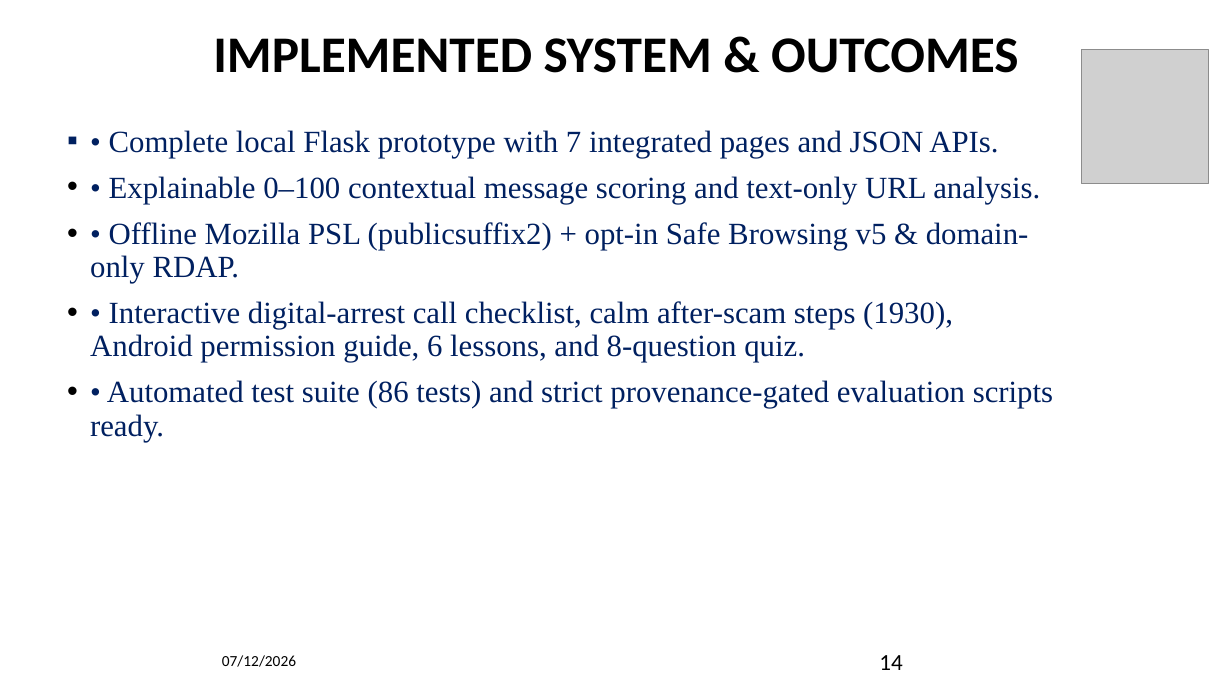
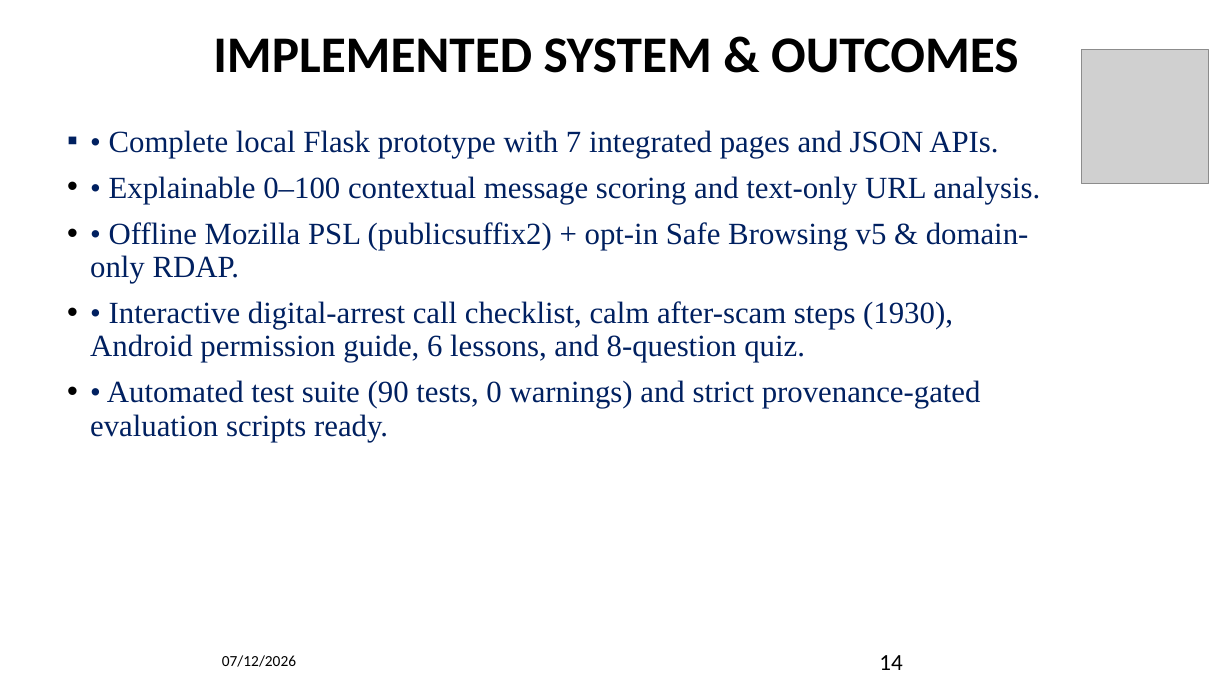
Before and after one commit to darshanashok-dev/community, a slide deck: slide 14 of community_project_ppt_updated.pptx. Drawn at 1232x693 pixels with LibreOffice and Linux fonts; fonts in the diff are those of the drawing; grey boxes stand for pictures; background and template pictures are left out. Boxes give left, top, right and bottom in pixels: in the first picture for what was removed or moved away, otherwise in the second. Text is boxed around its words. In the diff, an @@ line names an element or a change of style, - is before the commit and + after.

Commit message:
Sync PPTX slides 14 and 19 with final 90-test zero-warning QA state

```diff
--- a/community_project_ppt_updated.pptx
+++ b/community_project_ppt_updated.pptx
@@ text at box(90, 380, 981, 442): text changed @@
-• • Automated test suite (86 tests) and strict provenance-gated evaluation scripts ready.
+• • Automated test suite (90 tests, 0 warnings) and strict provenance-gated evaluation scripts ready.
```
Also in this commit, not shown: 1 other slide changed.
